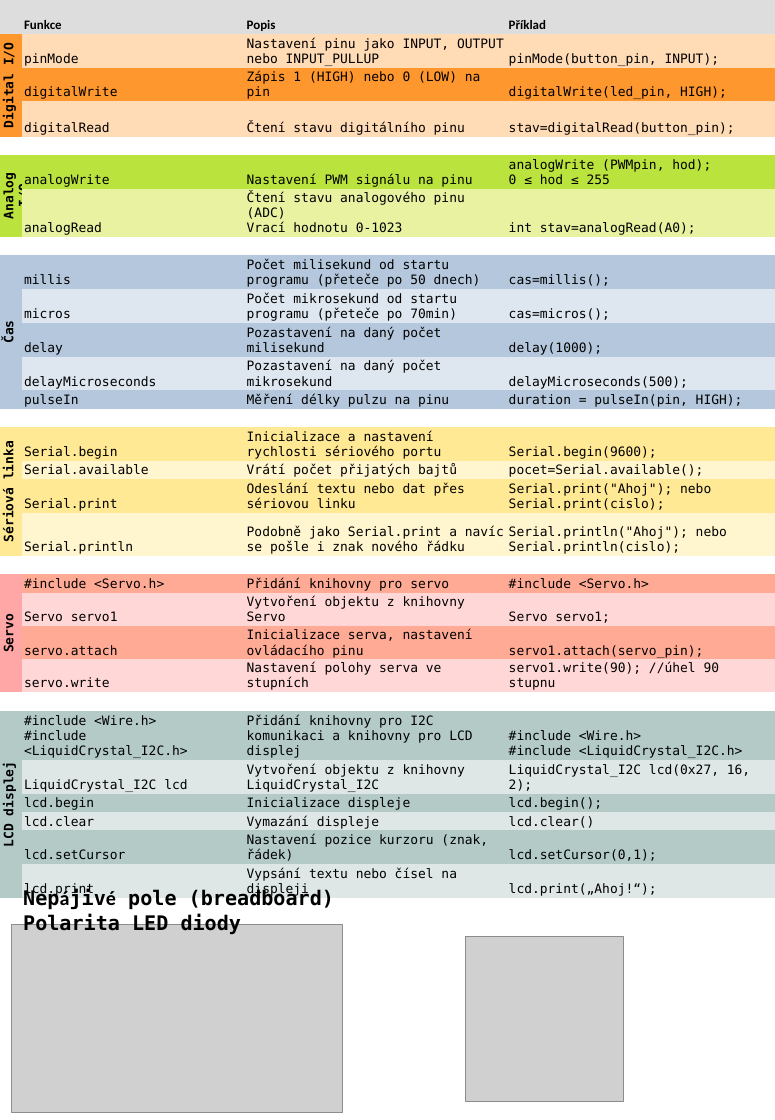
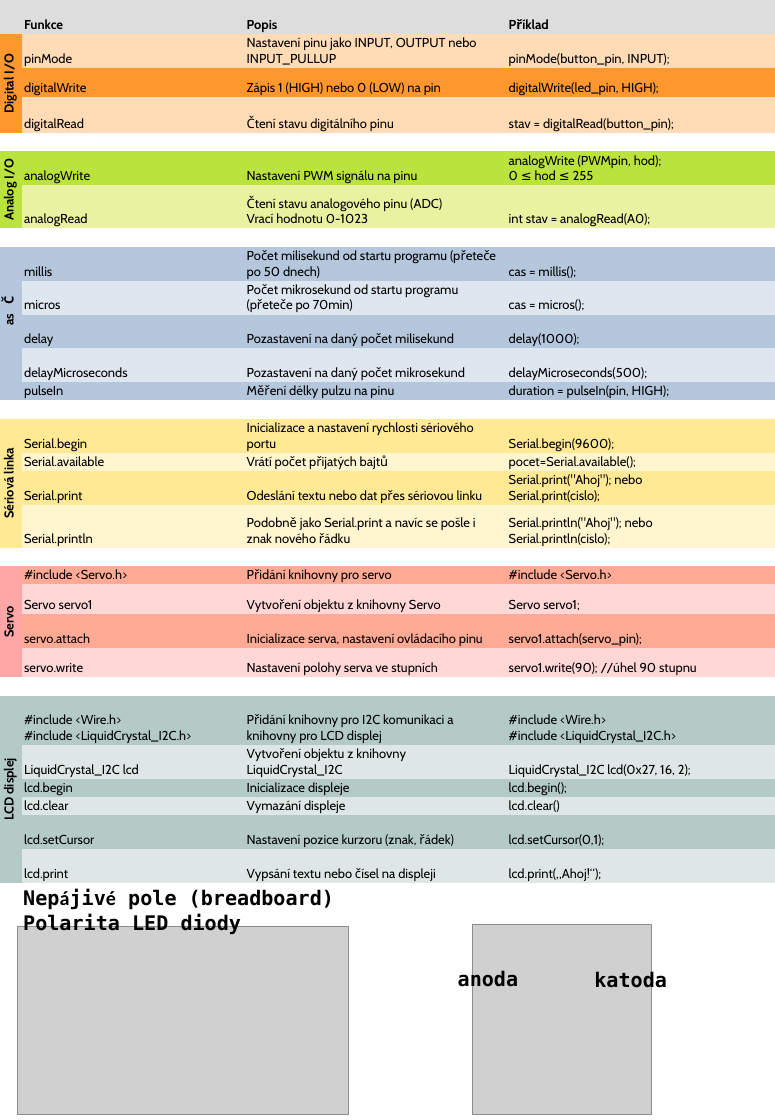
Before and after one commit to TomasChovanec/PRA, a slide deck: slide 1 of files/Arduino_tahak.pptx. Drawn at 775x1120 pixels with LibreOffice and Linux fonts; fonts in the diff are those of the drawing; grey boxes stand for pictures. Boxes give left, top, right and bottom in pixels: in the first picture for what was removed or moved away, otherwise in the second. Text is boxed around its words. In the diff, an @@ line names an element or a change of style, - is before the commit and + after.

```diff
--- a/files/Arduino_tahak.pptx
+++ b/files/Arduino_tahak.pptx
@@ table at box(0, 0, 775, 885) @@
-row 4, column 4: stav=digitalRead(button_pin);
+row 4, column 4: stav = digitalRead(button_pin);
-row 7, column 4: int stav=analogRead(A0);
+row 7, column 4: int stav = analogRead(A0);
-row 9, column 4: cas=millis();
+row 9, column 4: cas = millis();
-row 10, column 4: cas=micros();
+row 10, column 4: cas = micros();
@@ font Calibri to Cabin in "Funkce", "Popis", "Příklad" @@
@@ font DejaVu Sans Mono to Cabin @@
@@ picture: place and size @@
-picture at box(11, 925, 342, 1113)
+picture at box(18, 927, 348, 1115)
@@ picture: place and size @@
-picture at box(465, 936, 623, 1100)
+picture at box(472, 925, 651, 1114)
@@ text added at box(458, 970, 518, 991), 14 pt, text #000000, bold @@
+anoda
@@ text added at box(594, 971, 667, 992), 14 pt, text #000000, bold @@
+katoda
```
Also in this commit, not shown: 1 other slide changed, 1 other file.
